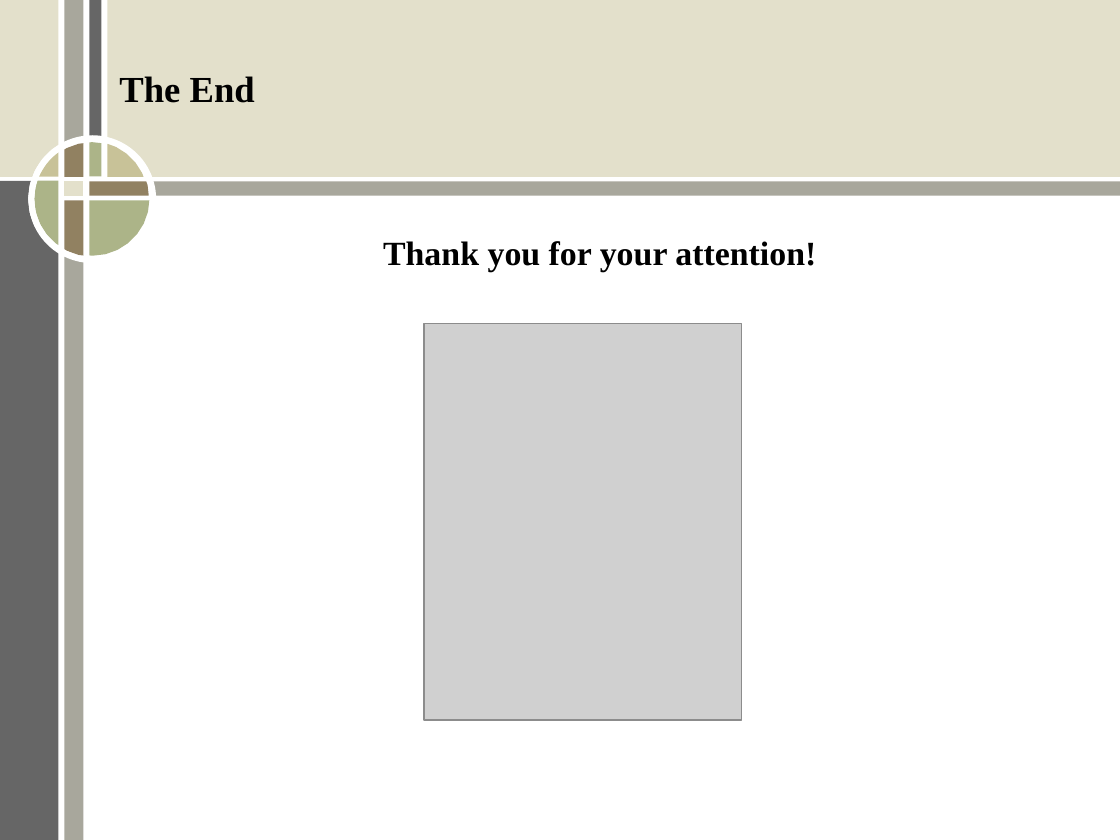
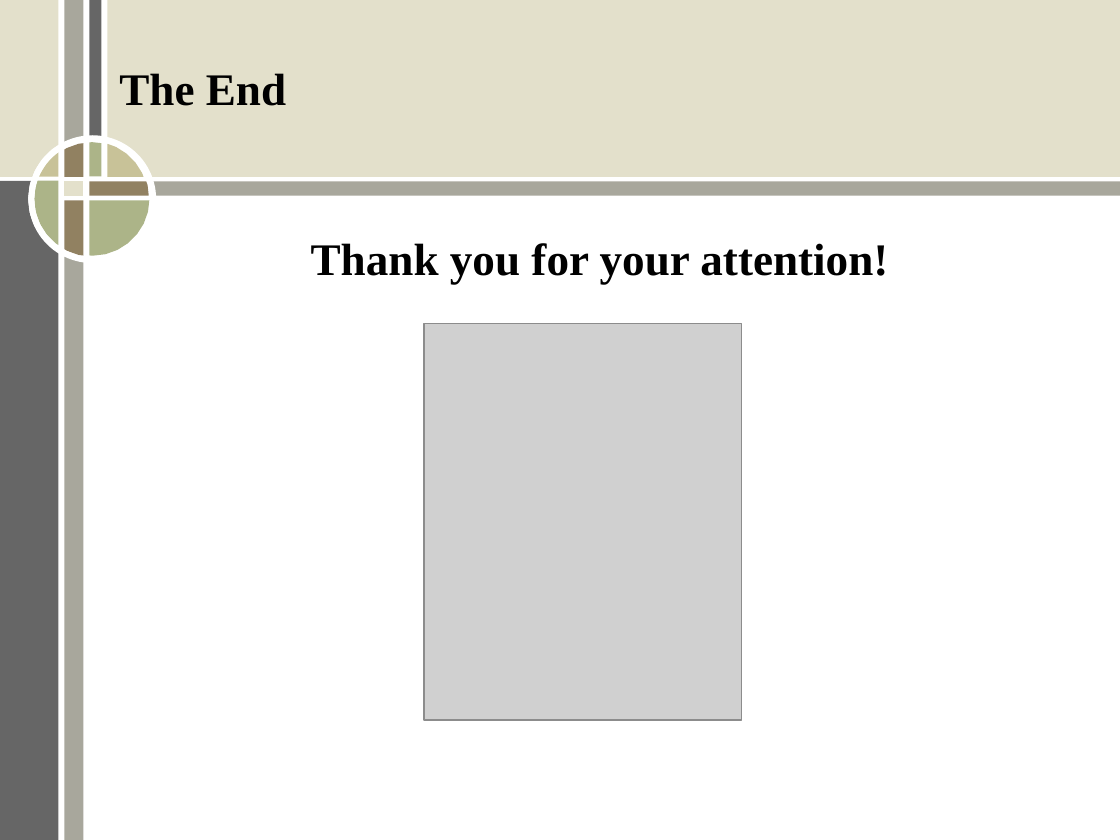
Before and after one commit to ERit/aic_group2_topic1, a slide deck: slide 15 of Stage1.ppt. Drawn at 1120x840 pixels with LibreOffice and Linux fonts; fonts in the diff are those of the drawing; grey boxes stand for pictures. Boxes give left, top, right and bottom in pixels: in the first picture for what was removed or moved away, otherwise in the second. Text is boxed around its words. In the diff, an @@ line names an element or a change of style, - is before the commit and + after.

```diff
--- a/Stage1.ppt
+++ b/Stage1.ppt
@@ text "The End" at [119,73,286,106]: size 26 to 32 pt @@
@@ text "Thank you for your attention!" at [311,243,888,284]: size 24 to 32 pt @@
```
Also in this commit, not shown: 11 other slides changed, 1 other file.
